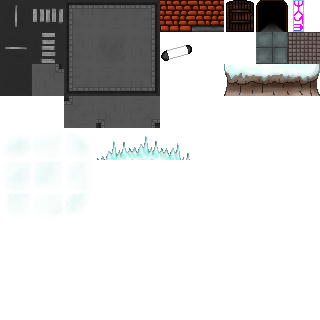
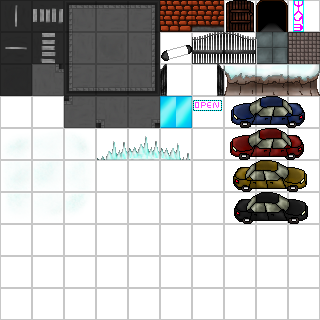
Comparing the layer stacks of the two 320 x 320 images. Changes:
showed group "Groupe 1" (1 layers) over [0, 0, 320, 320]
renamed "Calque 1" to "Calque 7", moved it above "Calque 6", painted on it over [0, 0, 320, 224]
renamed "Calque 2" to "Calque 6", painted on it, unmasked it over [0, 0, 320, 224]
removed layer "Calque 4" (was luminosity, 23%) over [225, 81, 319, 96]
